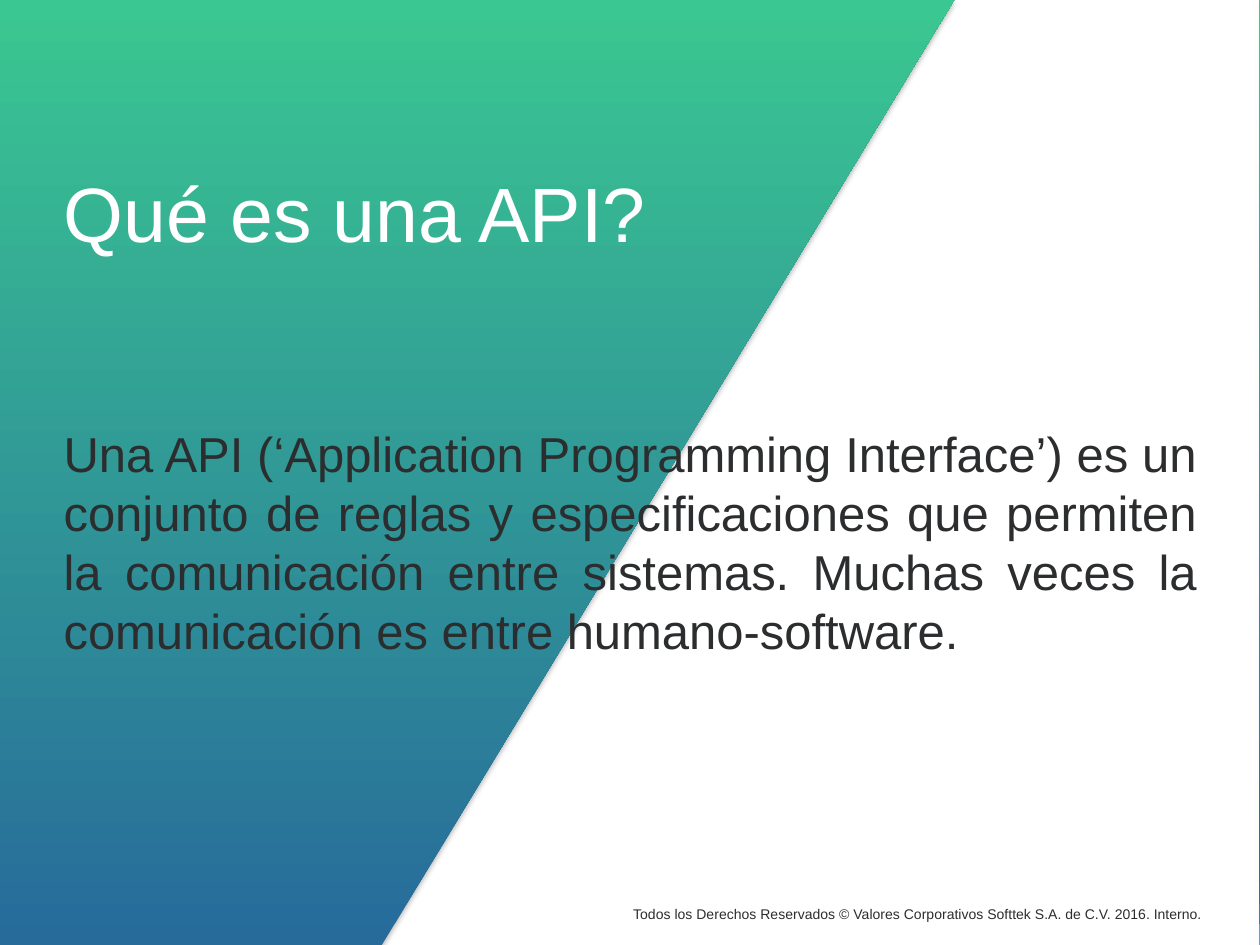
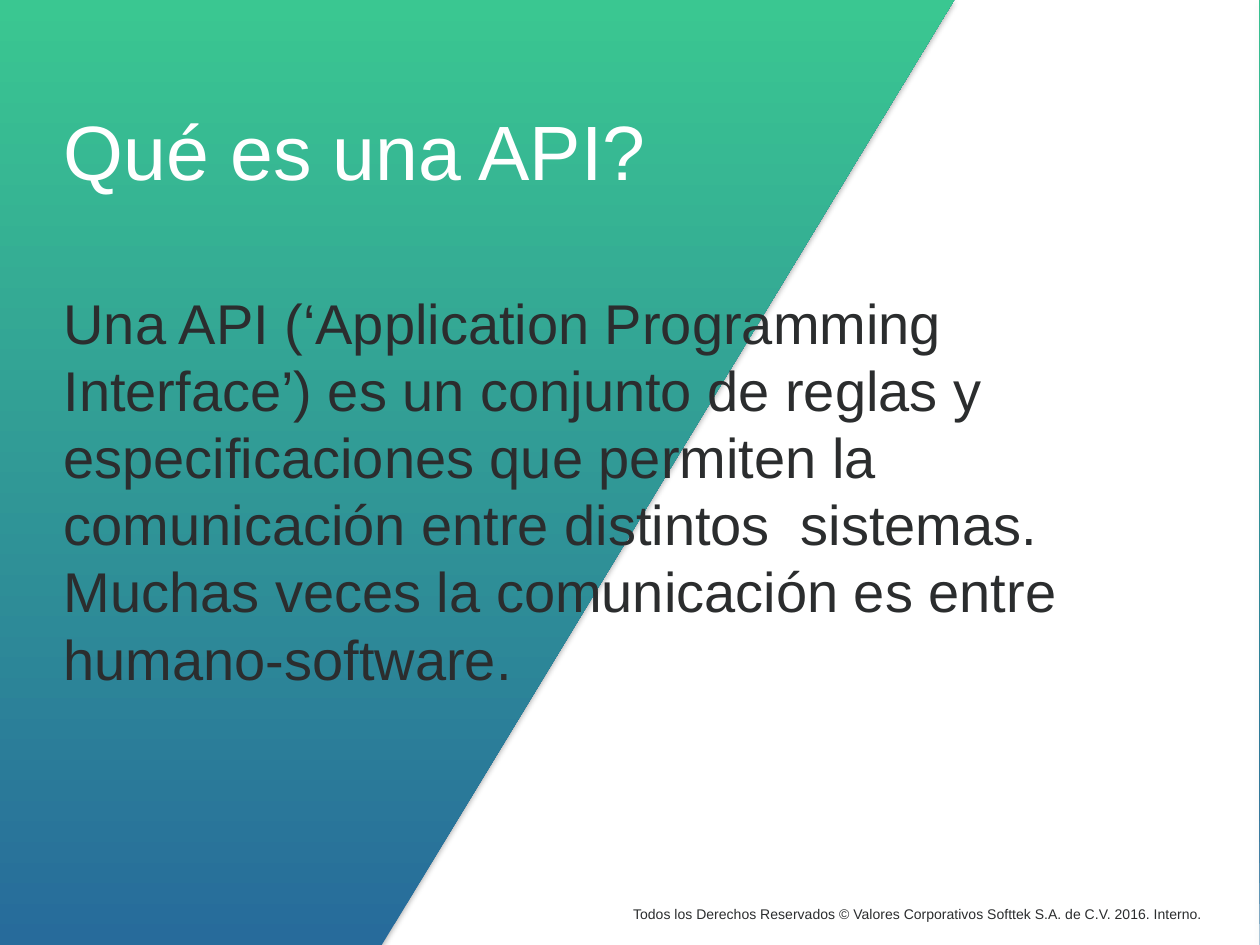
Before and after one commit to precagno/clase_slim, a slide deck: slide 3 of ppt_capacitacion_slim.pptx (slide 2 before the commit). Drawn at 1260x945 pixels with LibreOffice and Linux fonts; fonts in the diff are those of the drawing; background and template pictures are left out. Boxes give left, top, right and bottom in pixels: in the first picture for what was removed or moved away, otherwise in the second. Text is boxed around its words. In the diff, an @@ line names an element or a change of style, - is before the commit and + after.

```diff
--- a/ppt_capacitacion_slim.pptx
+++ b/ppt_capacitacion_slim.pptx
@@ text "Qué es una API?": place and size @@
-text "Qué es una API?" at [64,185,1197,650]
+text "Qué es una API?" at [64,123,1057,681]
@@ text "Qué es una API?" at [64,123,1057,681]: vertical alignment top to middle @@
@@ text at [64,299,1057,681]: text changed; size 28 to 32 pt @@
-Una API (‘Application Programming Interface’) es un conjunto de reglas y especificaciones que permiten la comunicación entre sistemas. Muchas veces la comunicación es entre humano-software.
+Una API (‘Application Programming Interface’) es un conjunto de reglas y especificaciones que permiten la comunicación entre distintos sistemas. Muchas veces la comunicación es entre humano-software.
```
Also in this commit, not shown: 7 other slides changed, 7 slides added, 4 slides removed, 1 other file.
